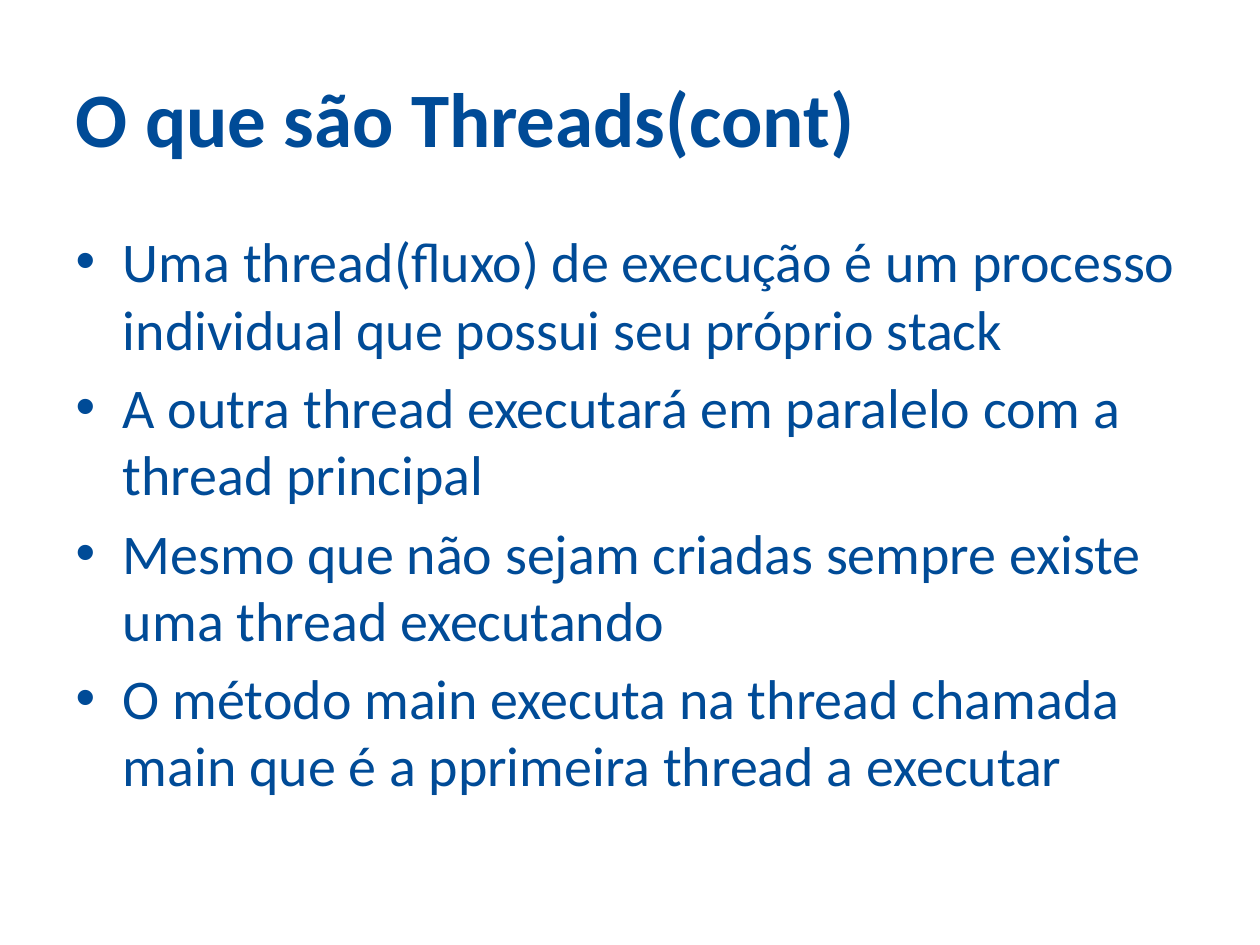
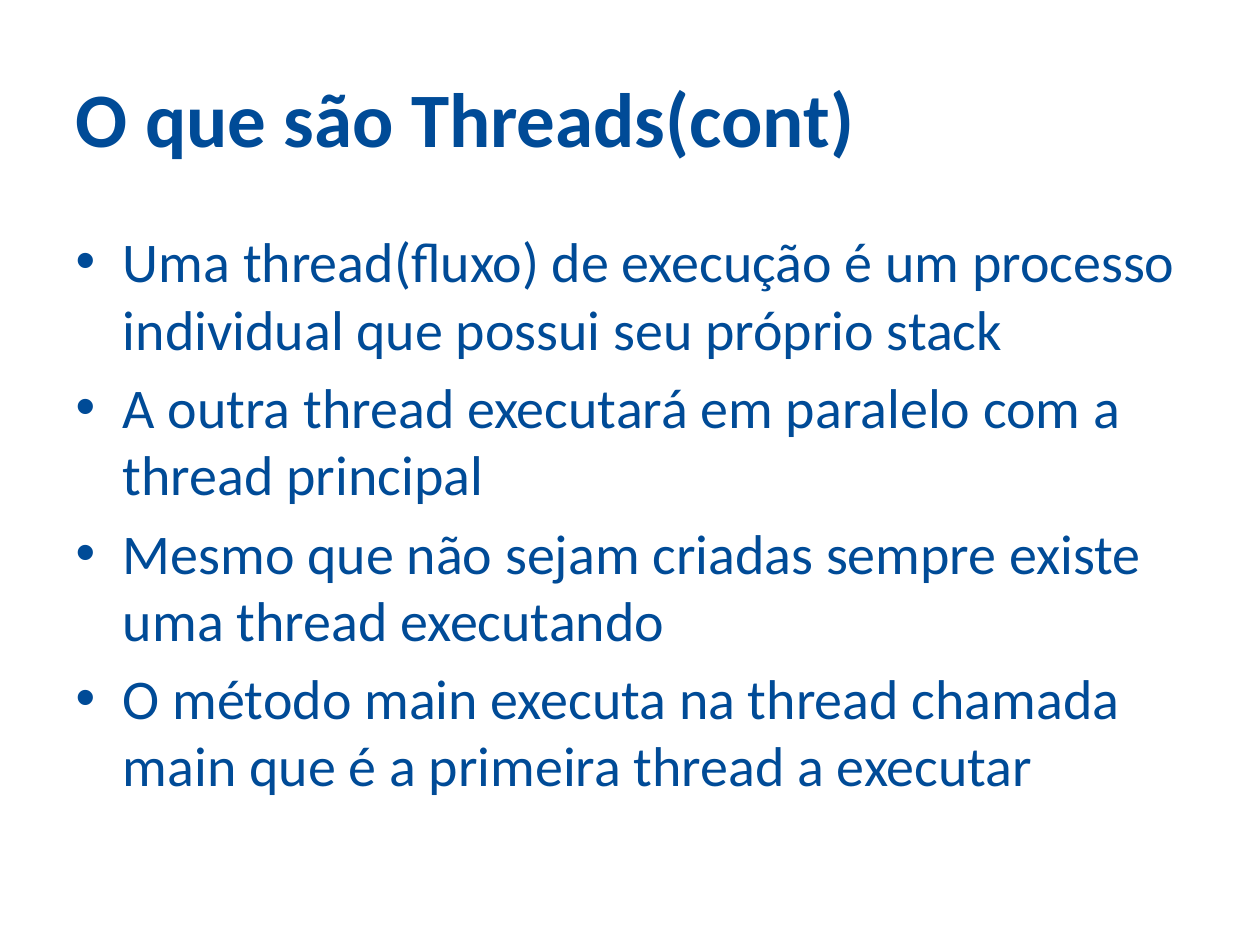
Before and after one commit to ozieljose/java6cert, a slide deck: slide 3 of slides/17-Thread.pptx. Drawn at 1260x945 pixels with LibreOffice and Linux fonts; fonts in the diff are those of the drawing; background and template pictures are left out. Boxes give left, top, right and bottom in pixels: in the first picture for what was removed or moved away, otherwise in the second. Text is boxed around its words. In the diff, an @@ line names an element or a change of style, - is before the commit and + after.

```diff
--- a/slides/17-Thread.pptx
+++ b/slides/17-Thread.pptx
@@ text at (123, 680, 1120, 795): text changed @@
-• O método main executa na thread chamada main que é a pprimeira thread a executar
+• O método main executa na thread chamada main que é a primeira thread a executar
```
Also in this commit, not shown: 1 other slide changed, 1 other file.
